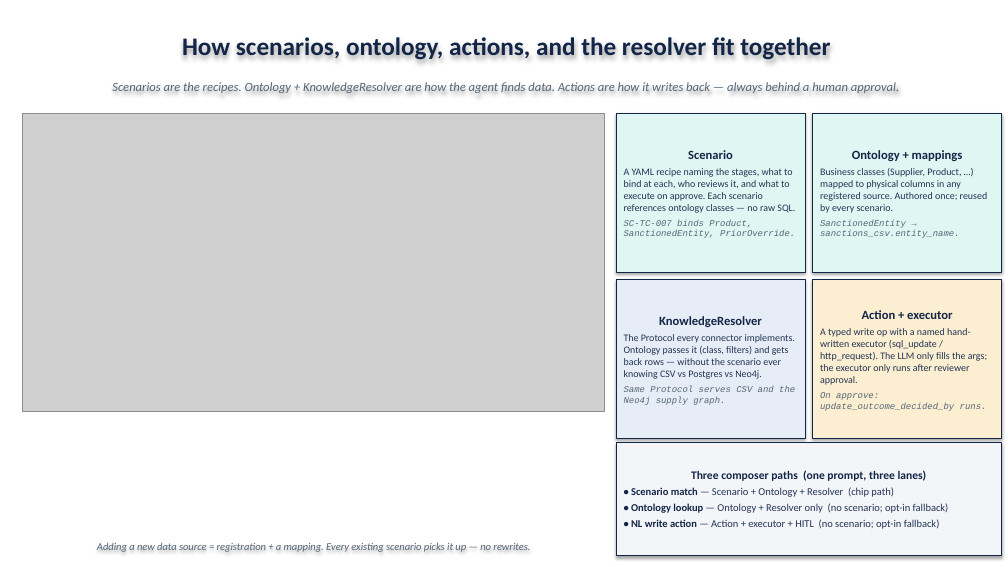
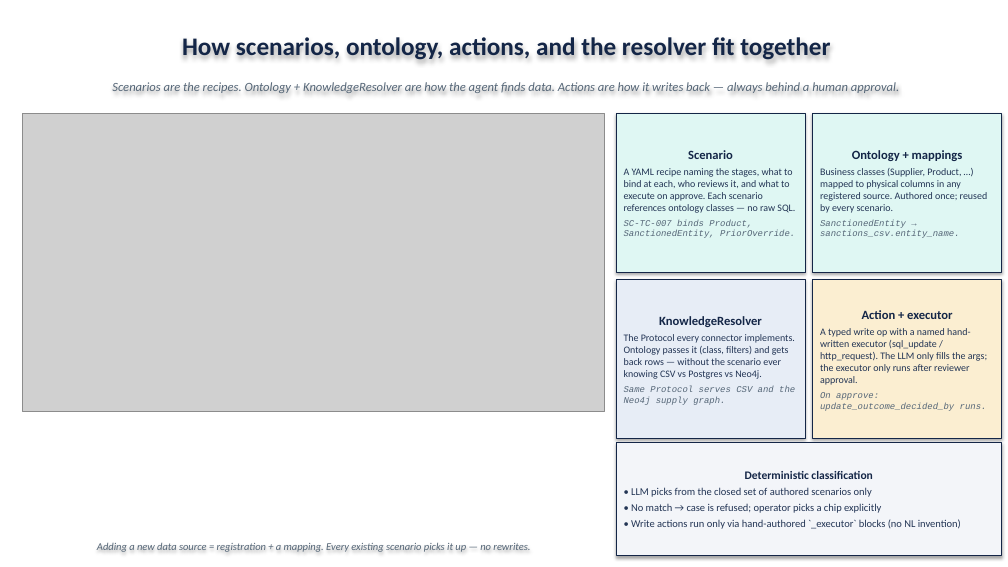
Before and after one commit to AbiCharles/Expanded-Knowledge-Graph, a slide deck: slide 3 of docs/overview.pptx. Drawn at 1008x567 pixels with LibreOffice and Linux fonts; fonts in the diff are those of the drawing; grey boxes stand for pictures. Boxes give left, top, right and bottom in pixels: in the first picture for what was removed or moved away, otherwise in the second. Text is boxed around its words. In the diff, an @@ line names an element or a change of style, - is before the commit and + after.

```diff
--- a/docs/overview.pptx
+++ b/docs/overview.pptx
@@ text in rectangle at [631,471,961,529]: text changed @@
-Three composer paths (one prompt, three lanes)
-• Scenario match — Scenario + Ontology + Resolver (chip path)
-• Ontology lookup — Ontology + Resolver only (no scenario; opt-in fallback)
-• NL write action — Action + executor + HITL (no scenario; opt-in fallback)
+Deterministic classification
+• LLM picks from the closed set of authored scenarios only
+• No match → case is refused; operator picks a chip explicitly
+• Write actions run only via hand-authored `_executor` blocks (no NL invention)
```
Also in this commit, not shown: 35 other files.
